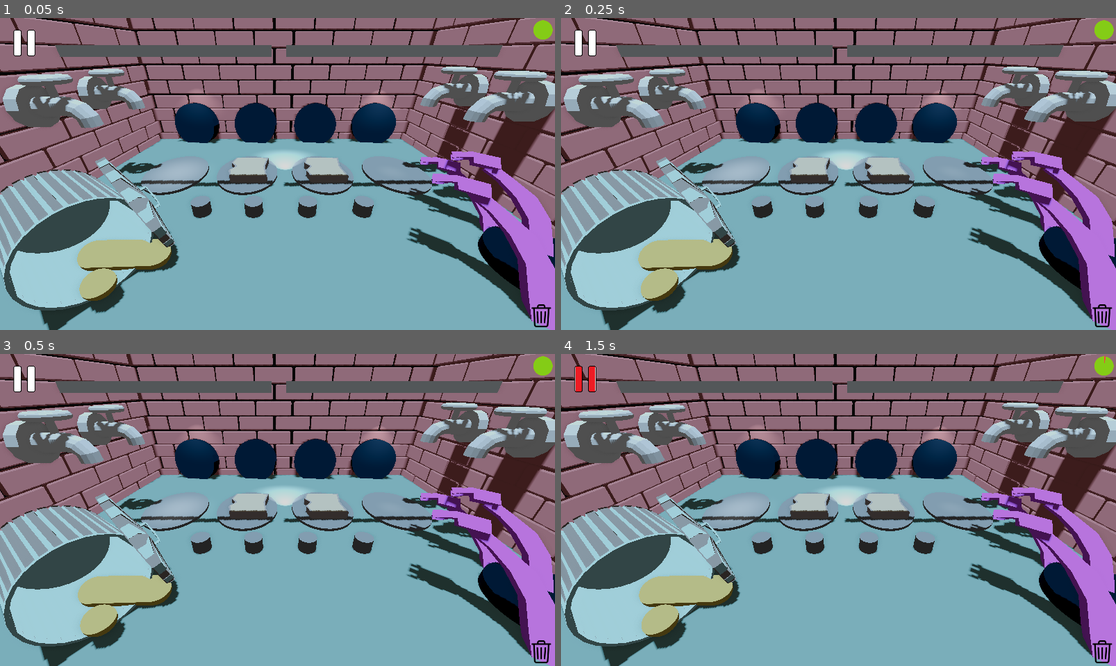
Above: before the commit, frames 1-4 (two rows, left to right).
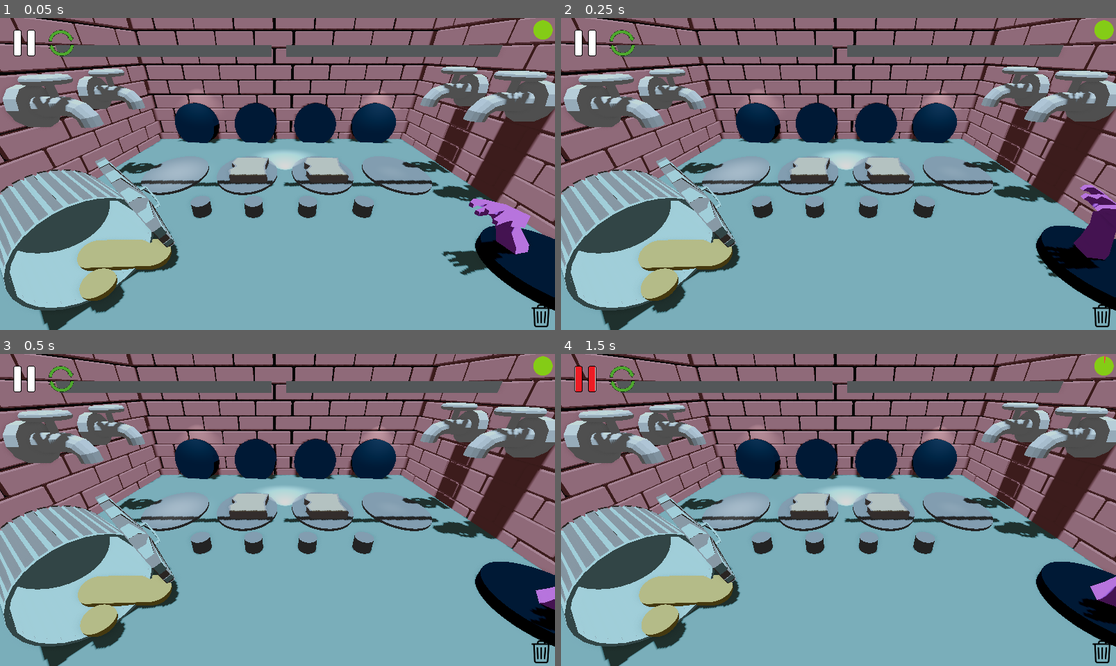
Above: after the commit, the same moments.

Repository: gabrield67/Sandwich-Shop
Game: Godot game, scene res://scenes/game_final.tscn
Two runs of this game, one before a commit and one after it. Both use one fixed random seed, a clock stepped at 60 frames per second and the inputs below.
Inputs (mouse positions are in pixels of both pictures, inside the frame that each line leads up to):
- Up to frame 1 (0.05 s): no input
- Up to frame 2 (0.25 s): no input
- Up to frame 3 (0.5 s): no input
- Up to frame 4 (1.5 s): click (583, 378) at 0.5 s; tap Enter at 1.25 s; move the mouse to (960, 494) at 1.27 s; click (960, 494) at 1.42 s

The runs differ from the first frame. In frame 1, 5.9% of the frame differs, in the area x 8-100%, y 3-100%; in frame 2, 6.5%; in frame 3, 6.1%; in frame 4, 6.0%.

Commit message:
Add Monster and Loss Screen

Diff:
--- a/models/monster_hand.gd
+++ b/models/monster_hand.gd
@@ -1,7 +1,39 @@
 extends Node3D
 
 @onready var monsterArmAnim = $monsterPulseAnimation
+
+@onready var original_rotation = rotation
+@onready var original_position = position
+var start_anim = false
+var anim_rot = Vector3(0,0,0)
+var anim_timer = 0
+var start_disperse = false
+var disperse_timer = 0
+var disperse_pt_1 = Vector3(0,0,0)
+var disperse_pt_2 = Vector3(0,0,0)
 # Called when the node enters the scene tree for the first time.
 func _ready():
+	randomize()
+	anim_rot = Vector3(randf(), randf(), randf())*(1-(randi_range(0,1)*2))
 	pass
 	#monsterArmAnim.play("idle")
+
+func _process(delta:float)->void:
+	if start_anim:
+		anim_timer = anim_timer+delta
+		if anim_timer < .5:
+			rotation = original_rotation + anim_rot * anim_timer*2
+		elif anim_timer <1:
+			rotation = (original_rotation + anim_rot ) - (anim_rot*(anim_timer-.5)*2)
+		else:
+			anim_timer = 0
+			start_anim = start_disperse
+	if start_disperse:
+		disperse_timer = disperse_timer + delta
+		if disperse_timer < 1:
+			global_position = original_position + ((disperse_pt_1 - original_position)*disperse_timer)
+		elif disperse_timer < 2:
+			global_position = disperse_pt_1 + ((disperse_pt_2 - disperse_pt_1)*(disperse_timer-1))
+
+		else:
+			start_disperse = false
--- /dev/null
+++ b/models/raccoon_head.gd
@@ -0,0 +1,24 @@
+extends Node3D
+
+var is_dead = false;
+# Called when the node enters the scene tree for the first time.
+func _ready() -> void:
+	if is_dead:
+		pass
+	else:
+		$DeadInd1.visible = false
+		$DeadInd2.visible = false
+		$DeadInd3.visible = false
+		$DeadInd4.visible = false
+	pass # Replace with function body.
+
+
+# Called every frame. 'delta' is the elapsed time since the previous frame.
+func _process(delta: float) -> void:
+	pass
+
+func set_dead():
+	$DeadInd1.visible = true
+	$DeadInd2.visible = true
+	$DeadInd3.visible = true
+	$DeadInd4.visible = true
--- a/models/raccoon_head.tscn
+++ b/models/raccoon_head.tscn
@@ -2,6 +2,7 @@
 
 [ext_resource type="PackedScene" uid="uid://bgbau62uytqd5" path="res://models/raccoonHead.glb" id="1_ousl6"]
 [ext_resource type="Material" uid="uid://cujwxnb7cugkl" path="res://colors/trashGray.tres" id="2_f4w7d"]
+[ext_resource type="Script" uid="uid://dn5i1qeaspftt" path="res://models/raccoon_head.gd" id="2_i0lle"]
 [ext_resource type="Material" uid="uid://c58kryccqh2qk" path="res://colors/breadBrown.tres" id="3_eku7j"]
 [ext_resource type="Material" uid="uid://dbct6i3fm0wjg" path="res://colors/tomatoWhite.tres" id="4_lnwa2"]
 [ext_resource type="Material" uid="uid://8kf6dv73p3lv" path="res://colors/fishCharcoal.tres" id="5_ko7r5"]
@@ -10,29 +11,36 @@
 
 [sub_resource type="SphereMesh" id="SphereMesh_b0vlw"]
 
+[sub_resource type="StandardMaterial3D" id="StandardMaterial3D_osptv"]
+albedo_color = Color(0, 0, 0, 1)
+
+[sub_resource type="BoxMesh" id="BoxMesh_i0lle"]
+material = SubResource("StandardMaterial3D_osptv")
+
 [node name="raccoonHead" unique_id=1241450067 instance=ExtResource("1_ousl6")]
+script = ExtResource("2_i0lle")
 
-[node name="Cylinder" parent="." index="0" unique_id=690829603]
+[node name="Cylinder" parent="." index="0" unique_id=1387519303]
 surface_material_override/0 = ExtResource("2_f4w7d")
 
-[node name="Cylinder_001" parent="." index="1" unique_id=22450638]
+[node name="Cylinder_001" parent="." index="1" unique_id=1464094898]
 surface_material_override/0 = ExtResource("2_f4w7d")
 surface_material_override/1 = ExtResource("3_eku7j")
 
-[node name="Cylinder_002" parent="." index="2" unique_id=1762850606]
+[node name="Cylinder_002" parent="." index="2" unique_id=288919583]
 surface_material_override/0 = ExtResource("2_f4w7d")
 surface_material_override/1 = ExtResource("3_eku7j")
 
-[node name="Cube" parent="." index="3" unique_id=1253062964]
+[node name="Cube" parent="." index="3" unique_id=1236861795]
 surface_material_override/0 = ExtResource("4_lnwa2")
 
-[node name="Cube_001" parent="." index="4" unique_id=98080658]
+[node name="Cube_001" parent="." index="4" unique_id=1476344236]
 surface_material_override/0 = ExtResource("5_ko7r5")
 
-[node name="Cylinder_003" parent="." index="5" unique_id=1476423244]
+[node name="Cylinder_003" parent="." index="5" unique_id=1358880317]
 surface_material_override/0 = ExtResource("5_ko7r5")
 
-[node name="Cylinder_004" parent="." index="6" unique_id=1047620435]
+[node name="Cylinder_004" parent="." index="6" unique_id=185650425]
 surface_material_override/0 = ExtResource("5_ko7r5")
 
 [node name="MeshInstance3D" type="MeshInstance3D" parent="." index="7" unique_id=584003007]
@@ -45,3 +53,19 @@
 material_override = ExtResource("6_f4w7d")
 mesh = SubResource("SphereMesh_b0vlw")
 surface_material_override/0 = ExtResource("6_dvv7g")
+
+[node name="DeadInd1" type="MeshInstance3D" parent="." index="9" unique_id=245713086]
+transform = Transform3D(0.10339902, -0.2644174, 0, 0.10448752, 0.26166284, 0, 0, 0, 0.057, 0.337, 0.164, -1.163)
+mesh = SubResource("BoxMesh_i0lle")
+
+[node name="DeadInd2" type="MeshInstance3D" parent="." index="10" unique_id=1563038489]
+transform = Transform3D(-0.10448751, -0.26166287, 0, 0.10339903, -0.26441738, 0, 0, 0, 0.057, 0.337, 0.164, -1.163)
+mesh = SubResource("BoxMesh_i0lle")
+
+[node name="DeadInd3" type="MeshInstance3D" parent="." index="11" unique_id=1081015057]
+transform = Transform3D(0.10339902, -0.2644174, 0, 0.10448752, 0.26166284, 0, 0, 0, 0.057, -0.36, 0.164, -1.163)
+mesh = SubResource("BoxMesh_i0lle")
+
+[node name="DeadInd4" type="MeshInstance3D" parent="." index="12" unique_id=858994975]
+transform = Transform3D(-0.10448751, -0.26166287, 0, 0.10339903, -0.26441738, 0, 0, 0, 0.057, -0.36, 0.164, -1.163)
+mesh = SubResource("BoxMesh_i0lle")
--- /dev/null
+++ b/scenes/Monster/Monster.tscn
@@ -0,0 +1,28 @@
+[gd_scene format=3 uid="uid://paloirtdcgga"]
+
+[ext_resource type="Script" uid="uid://dibcbtk2usta5" path="res://scenes/Monster/monster.gd" id="1_mvmt3"]
+[ext_resource type="AudioStream" uid="uid://duypmvc5sxh7m" path="res://sounds/giant4_oga_artistic_dude.wav" id="2_e03tn"]
+[ext_resource type="AudioStream" uid="uid://doevgwptjww7g" path="res://sounds/wscream_2_Ferk_OGA.wav" id="3_55wts"]
+
+[sub_resource type="BoxShape3D" id="BoxShape3D_gbugj"]
+size = Vector3(2, 5, 1)
+
+[node name="Monster" type="Area3D" unique_id=1760694918]
+script = ExtResource("1_mvmt3")
+
+[node name="CollisionShape3D" type="CollisionShape3D" parent="." unique_id=699172256]
+shape = SubResource("BoxShape3D_gbugj")
+
+[node name="Monster" type="AudioStreamPlayer" parent="." unique_id=1823668669]
+stream = ExtResource("2_e03tn")
+
+[node name="Scream" type="AudioStreamPlayer" parent="." unique_id=397584397]
+stream = ExtResource("3_55wts")
+
+[node name="Step 1" type="Node3D" parent="." unique_id=1487097510]
+transform = Transform3D(1, 0, 0, 0, 1, 0, 0, 0, 1, 0, 0, -12.812)
+
+[node name="Step 2" type="Node3D" parent="." unique_id=1413928659]
+transform = Transform3D(1, 0, 0, 0, 1, 0, 0, 0, 1, -19.974, 0, -13.242)
+
+[connection signal="body_entered" from="." to="." method="on_enter"]
--- /dev/null
+++ b/scenes/Monster/monster.gd
@@ -0,0 +1,58 @@
+extends Area3D
+var hand_scene = preload("res://models/monster_hand.tscn")
+var hands = [];
+var playedSound = false
+# Called when the node enters the scene tree for the first time.
+func _ready() -> void:
+	add_hand()
+	pass # Replace with function body.
+
+
+# Called every frame. 'delta' is the elapsed time since the previous frame.
+func _process(delta: float) -> void:
+	pass
+
+func on_enter(body: Node3D)->void:
+	body.queue_free()
+	add_hand()
+	pass
+
+func add_hand()->void:
+	var hs = hand_scene.instantiate()
+	$Monster.play()
+	add_child(hs)
+	hands.push_back(hs)
+
+	hs.scale = Vector3(.5,.5,.5)
+	randomize()
+	var x = ((randf()-.5)*1.1)*0.3
+	var y = ((randf()-.5)*3.1)-1.5
+	var z = ((randf()-.5)*1.1)*0.3
+	hs.rotation = Vector3(x	,y,z)
+	hs.rotation_order = 2
+	hs.original_rotation =hs.rotation
+	hs.position = Vector3(-.5	, 0, -.5)
+	hs.original_position =hs.global_position
+
+	hand_anims()
+	if hands.size() > 4:
+		disperse()
+	pass
+
+func hand_anims():
+	for h in hands:
+		h.start_anim = true
+
+func disperse():
+	if not playedSound:
+		$Scream.play()
+		playedSound = true
+	var i = 0
+	for h in hands:
+		i = i+ 1
+		if i == 3:
+			get_parent().get_parent().on_loss()
+		h.start_disperse = true
+		h.disperse_pt_1 = $"Step 1".global_position
+		h.disperse_pt_2 = $"Step 2".global_position
+		await get_tree().create_timer(.5).timeout
--- a/scenes/UI/HUD.tscn
+++ b/scenes/UI/HUD.tscn
@@ -7,6 +7,7 @@
 [ext_resource type="Texture2D" uid="uid://bh5epw1konr3x" path="res://assets/waste/trash_empty.png" id="4_l8xe2"]
 [ext_resource type="Texture2D" uid="uid://dw6i7sv2xbbn5" path="res://assets/Pause.png" id="6_0qpk7"]
 [ext_resource type="Texture2D" uid="uid://csjo3m4bfhlub" path="res://assets/Pause_red.png" id="7_ucsqe"]
+[ext_resource type="Texture2D" uid="uid://jvi0ufca2i7" path="res://assets/restart.png" id="8_a0qax"]
 
 [node name="HUD" type="CanvasLayer" unique_id=1287460498]
 process_mode = 3
@@ -72,4 +73,17 @@
 ignore_texture_size = true
 stretch_mode = 0
 
+[node name="Restart" type="TextureButton" parent="." unique_id=943889311]
+offset_left = 101.0
+offset_top = 25.0
+offset_right = 146.0
+offset_bottom = 79.0
+scale = Vector2(1.1599994, 1)
+toggle_mode = true
+texture_normal = ExtResource("8_a0qax")
+texture_pressed = ExtResource("8_a0qax")
+ignore_texture_size = true
+stretch_mode = 0
+
 [connection signal="pressed" from="TextureButton" to="." method="pause_click"]
+[connection signal="pressed" from="Restart" to="." method="restart_click"]
--- /dev/null
+++ b/scenes/UI/Loss Screen.tscn
@@ -0,0 +1,9 @@
+[gd_scene format=3 uid="uid://btcll58epxffn"]
+
+[ext_resource type="PackedScene" uid="uid://caddp2wlf43k2" path="res://models/raccoon_head.tscn" id="1_7vpr3"]
+[ext_resource type="Script" uid="uid://yh2jtny4e83h" path="res://scenes/UI/loss_screen.gd" id="1_j75l8"]
+
+[node name="LossScreen" type="Node3D" unique_id=1027865471]
+script = ExtResource("1_j75l8")
+
+[node name="raccoonHead" parent="." unique_id=1241450067 instance=ExtResource("1_7vpr3")]
--- a/scenes/UI/hud.gd
+++ b/scenes/UI/hud.gd
@@ -56,3 +56,6 @@
 	else:
 		get_tree().paused = true
 		isPaused = true
+
+func restart_click() -> void:
+	get_tree().reload_current_scene()
--- /dev/null
+++ b/scenes/UI/loss_screen.gd
@@ -0,0 +1,20 @@
+extends Node3D
+
+
+# Called when the node enters the scene tree for the first time.
+func _ready() -> void:
+	self.visible=false
+	$raccoonHead.set_dead()
+	pass # Replace with function body.
+
+
+# Called every frame. 'delta' is the elapsed time since the previous frame.
+func _process(delta: float) -> void:
+	pass
+
+func show_screen():
+	self.visible = true
+	$raccoonHead.set_dead()
+
+func hide_screen():
+	self.visible = false
--- a/scenes/game_final.tscn
+++ b/scenes/game_final.tscn
@@ -9,13 +9,14 @@
 [ext_resource type="AudioStream" uid="uid://cuwtp2lhf4g5" path="res://sounds/music/rpg_brandon_morris_oga_hael_DB.ogg" id="7_oa7co"]
 [ext_resource type="PackedScene" uid="uid://b4kkoakbexh8r" path="res://models/walls.tscn" id="8_pxs0x"]
 [ext_resource type="PackedScene" uid="uid://cmanph4x4jobr" path="res://scenes/upgrade_manager.tscn" id="9_qu6ye"]
-[ext_resource type="PackedScene" path="res://models/trash_base.tscn" id="10_vdo6g"]
-[ext_resource type="PackedScene" path="res://models/trash_lid.tscn" id="11_hf07t"]
+[ext_resource type="PackedScene" uid="uid://yahuxvrjhitd" path="res://models/trash_base.tscn" id="10_vdo6g"]
+[ext_resource type="PackedScene" uid="uid://dt2rm3uiki2lg" path="res://models/trash_lid.tscn" id="11_hf07t"]
 [ext_resource type="Material" uid="uid://sb1tl5fge5x2" path="res://colors/slimeYellow.tres" id="12_ub81o"]
+[ext_resource type="PackedScene" uid="uid://paloirtdcgga" path="res://scenes/Monster/Monster.tscn" id="13_bxin3"]
 [ext_resource type="Material" uid="uid://7gn0t4diki3s" path="res://colors/eyeDarkCharcoal.tres" id="14_hkjom"]
-[ext_resource type="PackedScene" uid="uid://b60vg43gdsml4" path="res://models/monster_hand.tscn" id="15_21cbb"]
-[ext_resource type="PackedScene" path="res://scenes/parameters.tscn" id="17_ldmpq"]
-[ext_resource type="PackedScene" path="res://scenes/UI/game_timer.tscn" id="17_s2b54"]
+[ext_resource type="PackedScene" uid="uid://co3tj1g5g5g38" path="res://scenes/parameters.tscn" id="17_ldmpq"]
+[ext_resource type="PackedScene" uid="uid://bfd7ic8voya81" path="res://scenes/UI/game_timer.tscn" id="17_s2b54"]
+[ext_resource type="PackedScene" uid="uid://btcll58epxffn" path="res://scenes/UI/Loss Screen.tscn" id="17_xkgmc"]
 
 [sub_resource type="TorusMesh" id="TorusMesh_qosn7"]
 
@@ -174,24 +175,14 @@
 gravity = Vector3(3.035, -0.15, 0)
 
 [node name="SewerHole" type="Node3D" parent="." unique_id=1301368767]
-transform = Transform3D(0.9975641, 0, 0.06975647, 0, 1, 0, -0.06975647, 0, 0.9975641, -2.245, 0, -2.208)
+transform = Transform3D(0.9975641, 0, 0.06975647, 0, 1, 0, -0.06975647, 0, 0.9975641, 11.032166, 0, 6.264655)
 
 [node name="MeshInstance3D" type="MeshInstance3D" parent="SewerHole" unique_id=1043650768]
-transform = Transform3D(4, 0, 0, 0, 4, 0, 0, 0, 4, 12.825, -0.057, 9.341)
-mesh = SubResource("CylinderMesh_qosn7")
-surface_material_override/0 = ExtResource("14_hkjom")
-
-[node name="AllMonster" type="Node3D" parent="SewerHole" unique_id=1786045459]
-transform = Transform3D(-0.5921214, 0.049014777, -0.8043566, 0.4768584, 0.82594305, -0.30070576, 0.64961374, -0.5616187, -0.5124317, 22.381, -2.955, 5.177)
-
-[node name="monsterHand" parent="SewerHole/AllMonster" unique_id=25484297 instance=ExtResource("15_21cbb")]
-transform = Transform3D(0.5, 0, 0, 0, 0.5, 0, 0, 0, 0.5, 12.59, 0.225, 5.54)
-
-[node name="monsterHand2" parent="SewerHole/AllMonster" unique_id=703297632 instance=ExtResource("15_21cbb")]
-transform = Transform3D(0.49999994, 0, 0, 0, 0.49999994, 0, 0, 0, 0.49999997, 8.86, 1.485, 5.85)
-
-[node name="monsterHand3" parent="SewerHole/AllMonster" unique_id=495911412 instance=ExtResource("15_21cbb")]
-transform = Transform3D(0.49999994, 0, 0, 0, 0.4999999, 0, 0, 0, 0.49999997, 9.725, 1.525, 4.555)
+transform = Transform3D(4, 0, 0, 0, 4, 0, 0, 0, 4, 0, 0, 0)
+mesh = SubResource("CylinderMesh_qosn7")
+surface_material_override/0 = ExtResource("14_hkjom")
+
+[node name="Monster" parent="SewerHole" unique_id=1760694918 instance=ExtResource("13_bxin3")]
 
 [node name="SecretSauceApparatus" type="Node3D" parent="." unique_id=1782365273]
 transform = Transform3D(1, 0, 0, 0, 1, 0, 0, 0, 1, 0.005, -7.8269696, 2.6072478)
@@ -242,3 +233,6 @@
 [node name="Parameters" parent="." unique_id=1415527279 instance=ExtResource("17_ldmpq")]
 
 [node name="sauceFaucets" type="Node3D" parent="." unique_id=119371215]
+
+[node name="LossScreen" parent="." unique_id=1027865471 instance=ExtResource("17_xkgmc")]
+transform = Transform3D(-0.9999756, 0, 0.0069812285, 0, 1, 0, -0.0069812285, 0, -0.9999756, 0.256, 6.964, 9.162)
--- a/scenes/game_manager.gd
+++ b/scenes/game_manager.gd
@@ -250,3 +250,5 @@
 	if wasteCount > maxWaste:
 		print("Max Ingredients Wasted")
 		GlobalEvents.max_ingredients_wasted.emit()
+func on_loss() -> void:
+	$LossScreen.show_screen()
Binary file added: assets/restart.png
Not shown, added: assets/restart.png.import
Not shown, added: models/raccoon_head.gd.uid
Not shown, added: scenes/Monster/monster.gd.uid
Not shown, added: scenes/UI/loss_screen.gd.uid
Not shown, added: sounds/giant4_oga_artistic_dude.wav.import
Not shown, added: sounds/ogre4_oga_artistic_dude.wav.import
Not shown, added: sounds/screams_WuxiaScrub_OGA.ogg.import
Not shown, added: sounds/wscream_2_Ferk_OGA.wav.import
Not shown, added: sounds/giant4_oga_artistic_dude.wav
Not shown, added: sounds/ogre4_oga_artistic_dude.wav
Not shown, added: sounds/screams_WuxiaScrub_OGA.ogg
(and 1 more such lines)
